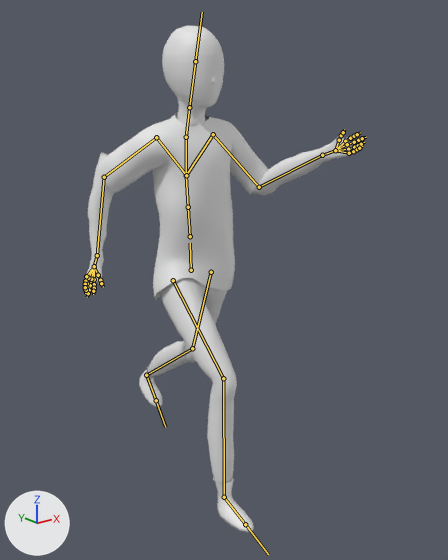
One commit to the FBX model Ad Aeternum/Assets/HubScene/MainCharacter/MainCharRun.fbx: the scene before it, then after it.
Before and after are seen from a 50 mm camera at (-10.18, -14.11, 2.4) aimed at (0.56, -0.68, -2.97). The lights are fixed; the arrows at lower left show +X, +Y and +Z. Both versions are drawn at frame 30 of the action 'Armature|ArmatureAction'; the numbers are the values there. The bones that bend it are drawn over the model as lines.

The first picture shows 'Arms', 'Feet', 'Head', 'Legs', 'Shirt'.
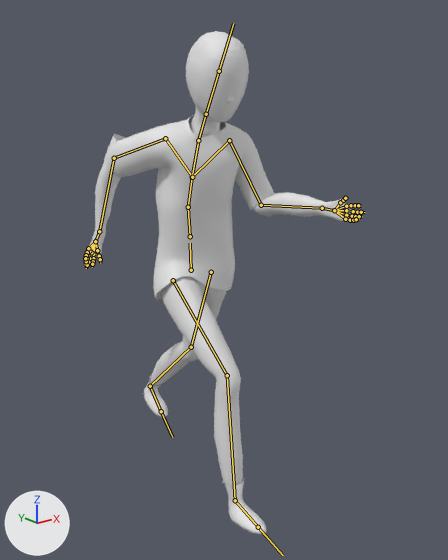
The edits, one by one:
Bone 'UpperTorso' (bone_uppertorso) turns from (0, 0, 0) to (17, -11, -5) degrees about its own x, y and z.
Bone 'LeftShoulder' (bone_leftshoulder) turns from (-59, -32, 2) to (-64, -33, 3) degrees about its own x, y and z.
Bone 'LeftElbow' (bone_leftelbow) turns from (-1, -24, -77) to (-2, -23, -71) degrees about its own x, y and z.
Bone 'RightShoulder' (bone_rightshoulder) turns from (11, -50, 52) to (10, -51, 54) degrees about its own x, y and z.
Bone 'RightElbow' (bone_rightelbow) turns from (40, 11, -24) to (44, 13, -26) degrees about its own x, y and z.
Bone 'LeftLeg' (bone_leftleg) turns from (-21, 1, 0) to (-22, 1, 0) degrees about its own x, y and z.
Bone 'LeftKnee' (bone_leftknee) turns from (34, 1, 1) to (25, 1, 1) degrees about its own x, y and z.
Bone 'RightLeg' (bone_rightleg) turns from (44, -2, 0) to (47, -2, 0) degrees about its own x, y and z.
Bone 'RightKnee' (bone_rightknee) turns from (43, 0, 1) to (42, 0, 1) degrees about its own x, y and z.

Pixel boxes [x1, y1, x2, y2] of what changed, in the pictures (448 x 560 px):
'Shirt', posed
    before: [99, 112, 268, 299]
    after: [109, 114, 274, 300]
'Legs', posed
    before: [147, 278, 237, 484]
    after: [150, 276, 243, 486]
'Head', posed
    before: [162, 26, 224, 127]
    after: [186, 31, 249, 137]
'Arms', posed (19% shorter)
    before: [84, 131, 363, 295]
    after: [85, 134, 363, 267]
'Feet', posed (7% wider)
    before: [139, 364, 254, 532]
    after: [144, 375, 267, 534]
bone 'UpperTorso', root to tip
    before: (188, 207) to (186, 175)
    after: (188, 207) to (192, 177)
bone 'LeftShoulder', root to tip
    before: (213, 134) to (259, 187)
    after: (229, 140) to (261, 205)
bone 'LeftElbow', root to tip
    before: (259, 187) to (322, 155)
    after: (261, 205) to (322, 208)
bone 'RightShoulder', root to tip
    before: (156, 137) to (104, 177)
    after: (165, 138) to (114, 158)
bone 'RightElbow', root to tip
    before: (104, 177) to (97, 255)
    after: (114, 158) to (99, 231)
bone 'LeftLeg', root to tip
    before: (211, 272) to (192, 348)
    after: (211, 272) to (191, 347)
bone 'LeftKnee', root to tip
    before: (192, 348) to (146, 375)
    after: (191, 347) to (150, 386)
bone 'RightLeg', root to tip
    before: (173, 280) to (223, 378)
    after: (173, 280) to (227, 375)
bone 'RightKnee', root to tip
    before: (223, 378) to (224, 497)
    after: (227, 375) to (235, 500)
